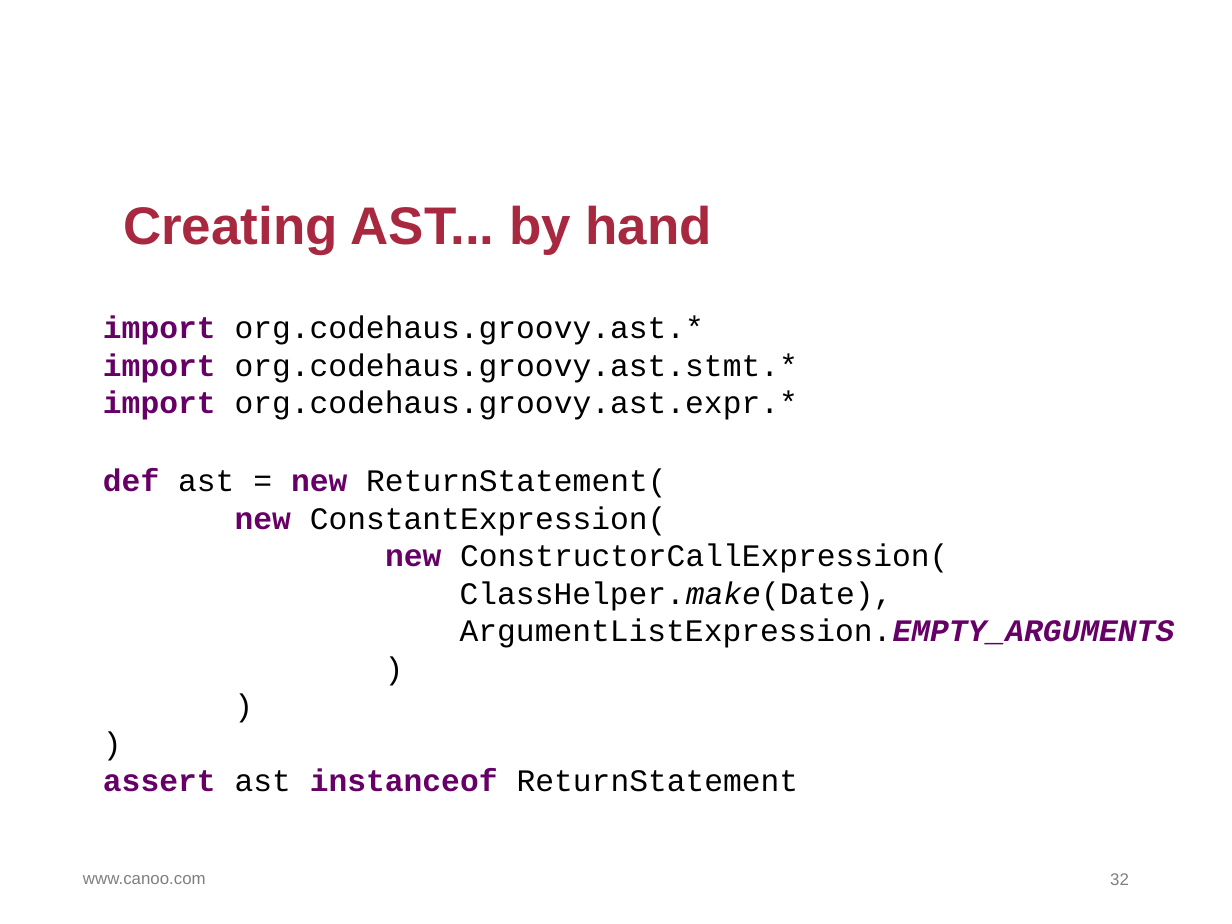
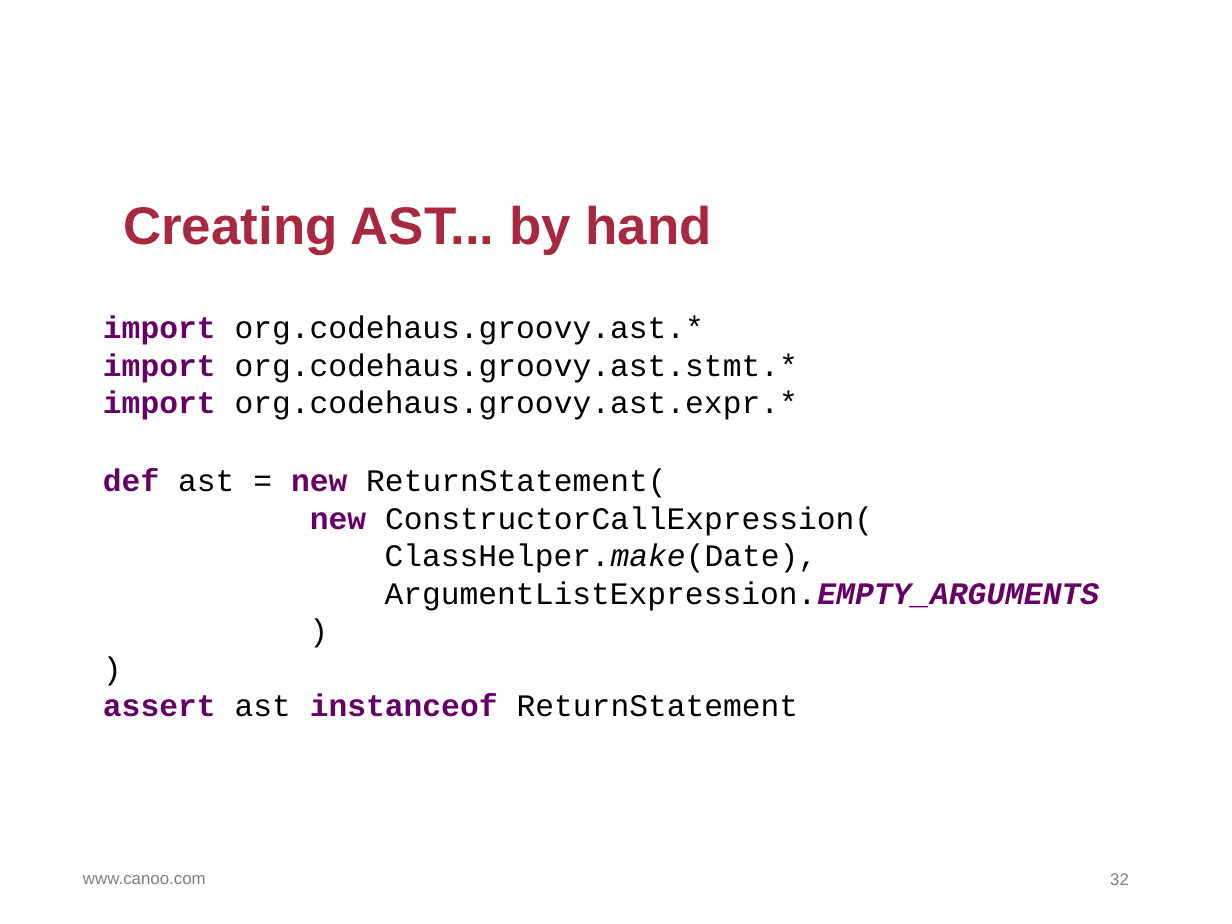
Before and after one commit to HamletDRC/presentations, a slide deck: slide 32 of asttransformations/AstTransformations.odp. Drawn at 1232x924 pixels with LibreOffice and Linux fonts; fonts in the diff are those of the drawing; background and template pictures are left out. Boxes give left, top, right and bottom in pixels: in the first picture for what was removed or moved away, otherwise in the second. Text is boxed around its words. In the diff, an @@ line names an element or a change of style, - is before the commit and + after.

```diff
--- a/asttransformations/AstTransformations.odp
+++ b/asttransformations/AstTransformations.odp
@@ text at [103, 316, 1099, 717]: paragraph removed @@
-)
@@ text at [235, 506, 667, 536]: paragraph removed @@
-new ConstantExpression(
```
Also in this commit, not shown: 4 other slides changed, 2 slides added, 1 slide removed, 1 other file.
